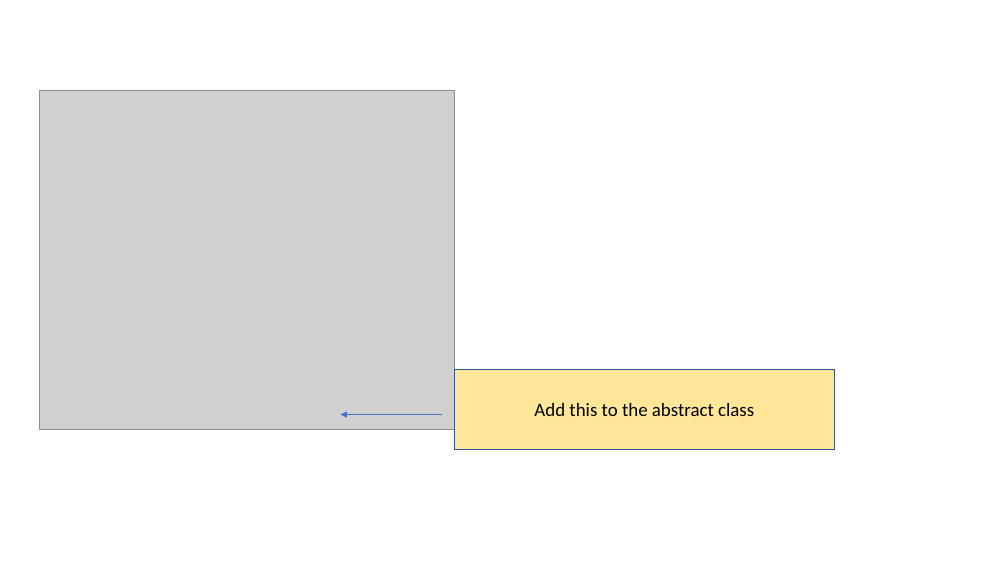
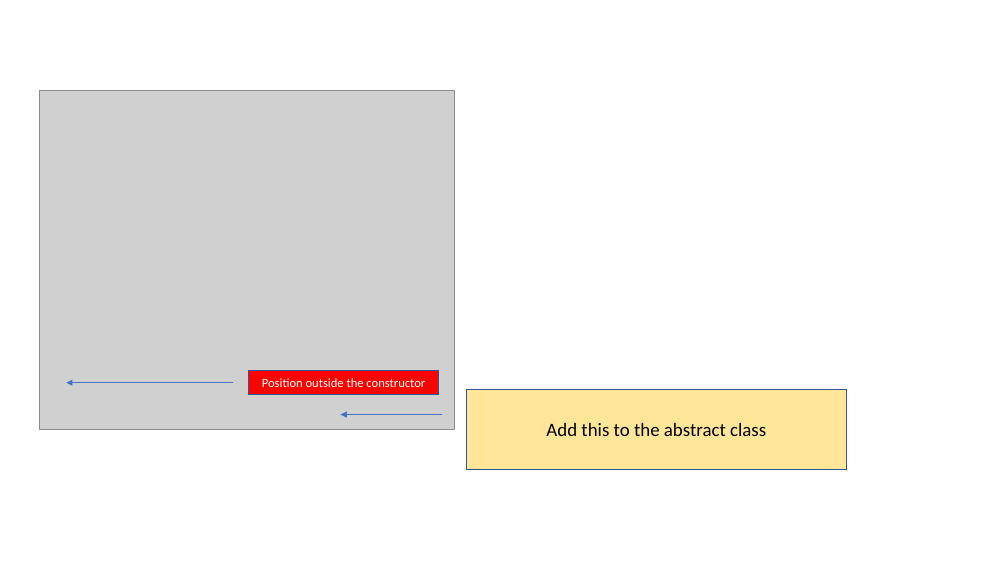
Before and after one commit to JohnRowleyDorsetCollege2025/oop-2025-a-camera-rental-20251111, a slide deck: slide 38 of CameraKit Walkthrough.pptx. Drawn at 1008x567 pixels with LibreOffice and Linux fonts; fonts in the diff are those of the drawing; grey boxes stand for pictures. Boxes give left, top, right and bottom in pixels: in the first picture for what was removed or moved away, otherwise in the second. Text is boxed around its words. In the diff, an @@ line names an element or a change of style, - is before the commit and + after.

```diff
--- a/CameraKit Walkthrough.pptx
+++ b/CameraKit Walkthrough.pptx
@@ arrow added from (233, 383) to (67, 383), #4472C4 0.5 pt @@
@@ rectangle added at (x1=249, y1=371, x2=439, y2=395), fill #FF0000, outline #325491 1 pt, 12 pt, text #FFFFFF @@
+Position outside the constructor
@@ rectangle "Add this to the abstract ..." moved from (x1=454, y1=370, x2=835, y2=450) to (x1=467, y1=389, x2=847, y2=470) @@
```
Also in this commit, not shown: 4 other slides changed, 6 slides added, 3 slides removed, 2 other files.
